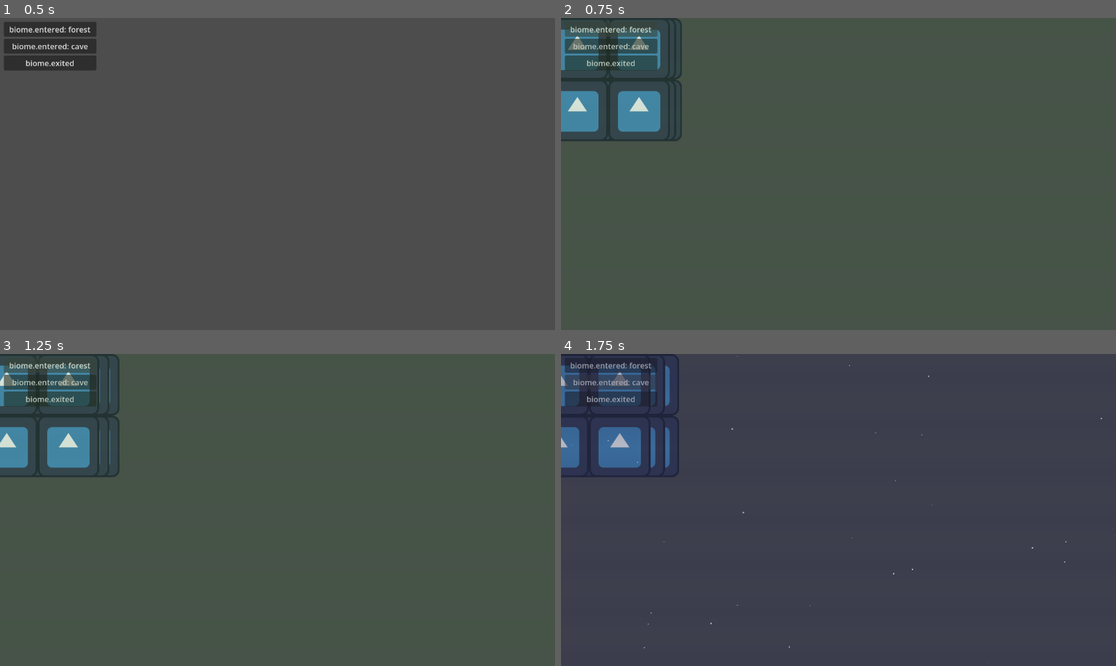
Above: before the commit, frames 1-4 (two rows, left to right).
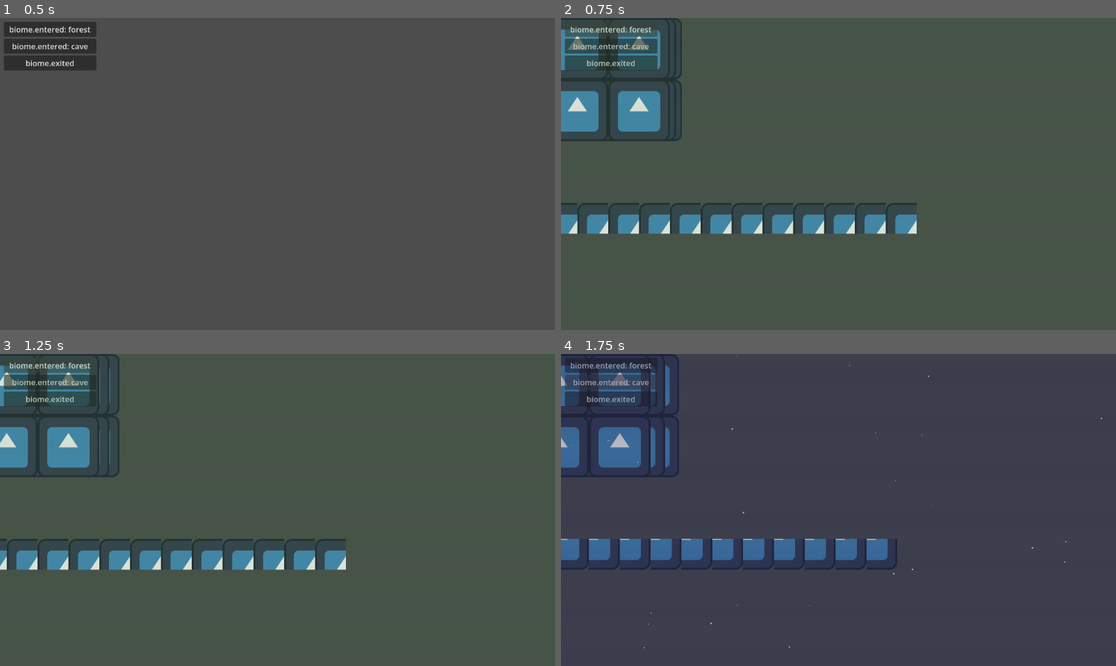
Above: after the commit, the same moments.

Repository: brisketty/asap2d.brk
Game: Godot game, scene res://scenes/demo_world.tscn
Two runs of this game, one before a commit and one after it. Both use one fixed random seed, a clock stepped at 60 frames per second and the inputs below. This scene is started directly instead of the project's main scene. The engine's default icon, where the game draws it, is replaced by a stand-in: a white triangle on a blue panel in a dark square.
Inputs:
- Up to frame 1 (0.5 s): no input
- Up to frame 2 (0.75 s): click "biome.entered: forest" at 0.5 s
- Up to frame 3 (1.25 s): no input
- Up to frame 4 (1.75 s): click "biome.entered: cave" at 1.25 s

Frame 1 is identical in both runs. In frame 2, 3.5% of the frame differs, in the area x 0-65%, y 59-70%; in frame 3, 3.4%; in frame 4, 3.4%.

Commit message:
Add tileset asset kind + AnimatedTileDriver (Phase 2 follow-up)
8th and final planned asset kind, closing out World & Environment.

- tileset kind end to end: ThemeProfile.tileset_assets / default_tileset /
  resolve_tileset_or_null / collect_tileset_ids; ThemeManager.resolve_tileset /
  has_tileset / profile_fallback_tileset; AssetIdScanner TILESET_ID_SUFFIX /
  TILESET_KIND + branches.
- prefabs/animated_tile_driver.{gd,tscn}: AnimatedTileDriver, an opt-in
  TileMapLayer sibling that swaps node_tilemap_layer.tile_set from
  resolve_tileset(tiles_tileset_asset_id, default "world.tiles") on
  active_profile_changed. A null resolve keeps the current tiles (defensive).
  Per-tile animation stays in the TileSet; the engine advances it.
- demo_world: a Ground TileMapLayer + driver, fed code-built per-biome TileSets
  (forest atlas (0,0), cave (1,1)) so the swap is visible.

exports/asset_worklist.md now lists world.tiles - legitimately unmapped (no
shipped tiles; the demo injects tilesets at runtime, invisible to the scanner).

12 suites / 171 checks green; lint clean; 8 demos pass; smoke verified the
per-biome TileSet swap + floor repaint.

Co-Authored-By: Claude Sonnet 5 <noreply@anthropic.com>
Claude-Session: https://claude.ai/code/session_019ZowgasnaUfikFXWowRAdp

Diff:
--- a/autoloads/theme_manager.gd
+++ b/autoloads/theme_manager.gd
@@ -21,6 +21,7 @@
 @export var profile_fallback_post_fx: ShaderMaterial
 @export var profile_fallback_music: AudioStream
 @export var profile_fallback_bus_profile: BusProfile
+@export var profile_fallback_tileset: TileSet
 
 var active_profile: ThemeProfile:
 	set(p_value):
@@ -134,6 +135,12 @@
 		profile_default_or_null(&"default_bus_profile"), profile_fallback_bus_profile) as BusProfile
 
 
+func resolve_tileset(p_asset_id: StringName) -> TileSet:
+	return resolve_with_ladder("tileset", p_asset_id,
+		profile_asset_or_null(&"resolve_tileset_or_null", p_asset_id),
+		profile_default_or_null(&"default_tileset"), profile_fallback_tileset) as TileSet
+
+
 func has_sprite(p_asset_id: StringName) -> bool:
 	return Utility.is_object_valid(profile_asset_or_null(&"resolve_sprite_or_null", p_asset_id))
 
@@ -160,3 +167,7 @@
 
 func has_bus_profile(p_asset_id: StringName) -> bool:
 	return Utility.is_object_valid(profile_asset_or_null(&"resolve_bus_profile_or_null", p_asset_id))
+
+
+func has_tileset(p_asset_id: StringName) -> bool:
+	return Utility.is_object_valid(profile_asset_or_null(&"resolve_tileset_or_null", p_asset_id))
--- /dev/null
+++ b/prefabs/animated_tile_driver.gd
@@ -0,0 +1,37 @@
+class_name AnimatedTileDriver
+extends Node
+## Opt-in per-biome tiles. Add as a child of a level scene, point
+## `node_tilemap_layer` at a `TileMapLayer` and leave `tiles_tileset_asset_id`
+## at its abstract default. Whenever the active ThemeProfile changes (a biome
+## swap drives this via WorldEnvironment2D), the layer's `TileSet` is re-resolved
+## and swapped - the cells stay, the look changes. Per-tile animation is defined
+## in the `TileSet` itself; the engine advances it.
+
+@export_group("Assets", "tiles_")
+@export var tiles_tileset_asset_id: StringName = &"world.tiles"
+
+@export_group("Nodes", "node_")
+@export var node_tilemap_layer: TileMapLayer
+
+
+static func get_packed_scene() -> PackedScene:
+	return load("res://prefabs/animated_tile_driver.tscn") as PackedScene
+
+
+func _ready() -> void:
+	ThemeManager.active_profile_changed.connect(handle_active_profile_changed)
+	apply_tileset()
+
+
+func handle_active_profile_changed(_p_profile_id: StringName) -> void:
+	apply_tileset()
+
+
+func apply_tileset() -> void:
+	if not Utility.is_object_valid(node_tilemap_layer):
+		return
+	var tileset := ThemeManager.resolve_tileset(tiles_tileset_asset_id)
+	# Defensive: a missing tileset leaves the current one in place rather than
+	# wiping the map.
+	if Utility.is_object_valid(tileset):
+		node_tilemap_layer.tile_set = tileset
--- /dev/null
+++ b/prefabs/animated_tile_driver.tscn
@@ -0,0 +1,6 @@
+[gd_scene load_steps=2 format=3]
+
+[ext_resource type="Script" path="res://prefabs/animated_tile_driver.gd" id="1"]
+
+[node name="AnimatedTileDriver" type="Node"]
+script = ExtResource("1")
--- a/scenes/demo_world.gd
+++ b/scenes/demo_world.gd
@@ -3,16 +3,20 @@
 ## Visual harness for the World & Environment subsystem. Buttons emit abstract
 ## biome.entered / biome.exited events; the subsystem swaps the active
 ## ThemeProfile and rebuilds its parallax rig, ambient particles and shader
-## overlay from the biome-mapped asset ids. The camera pans so parallax is
-## visible.
+## overlay from the biome-mapped asset ids. An AnimatedTileDriver swaps the
+## ground TileSet the same way. The camera pans so parallax is visible.
 
 const CAMERA_PAN_SPEED := 40.0
+const TILE_SIZE := 64
+const FLOOR_ROW := 6
+const FLOOR_SPAN := 24
 
 @export_group("Profiles", "profile_")
 @export var profile_available: Array[ThemeProfile] = []
 
 @export_group("Nodes", "node_")
 @export var node_camera: Camera2D
+@export var node_tilemap_layer: TileMapLayer
 @export var node_forest_button: BaseButton
 @export var node_cave_button: BaseButton
 @export var node_exit_button: BaseButton
@@ -23,10 +27,44 @@
 
 
 func _ready() -> void:
+	inject_demo_tilesets()
 	ThemeManager.profile_available = profile_available
 	node_forest_button.pressed.connect(handle_node_forest_button_pressed)
 	node_cave_button.pressed.connect(handle_node_cave_button_pressed)
 	node_exit_button.pressed.connect(handle_node_exit_button_pressed)
+
+
+## The framework has no shipped tiles; give each biome profile a code-built
+## TileSet keyed by `world.tiles` so the AnimatedTileDriver has something to swap.
+func inject_demo_tilesets() -> void:
+	var atlas_by_profile := {&"forest": Vector2i(0, 0), &"cave": Vector2i(1, 1)}
+	for profile: ThemeProfile in profile_available:
+		if not Utility.is_object_valid(profile):
+			continue
+		var atlas_coords: Vector2i = atlas_by_profile.get(profile.profile_id, Vector2i.ZERO)
+		var tilesets := profile.tileset_assets
+		tilesets[&"world.tiles"] = build_tileset(atlas_coords)
+		profile.tileset_assets = tilesets
+
+
+func build_tileset(p_tile_coords: Vector2i) -> TileSet:
+	var tileset := TileSet.new()
+	tileset.tile_size = Vector2i(TILE_SIZE, TILE_SIZE)
+	var source := TileSetAtlasSource.new()
+	source.texture = load("res://icon.svg")
+	source.texture_region_size = Vector2i(TILE_SIZE, TILE_SIZE)
+	source.create_tile(p_tile_coords)
+	tileset.add_source(source, 0)
+	tileset.set_meta(&"demo_tile_coords", p_tile_coords)
+	return tileset
+
+
+func paint_floor() -> void:
+	if not Utility.is_object_valid(node_tilemap_layer.tile_set):
+		return
+	var coords: Vector2i = node_tilemap_layer.tile_set.get_meta(&"demo_tile_coords", Vector2i.ZERO)
+	for x: int in FLOOR_SPAN:
+		node_tilemap_layer.set_cell(Vector2i(x - FLOOR_SPAN / 2, FLOOR_ROW), 0, coords)
 
 
 func _process(p_delta: float) -> void:
@@ -38,6 +76,12 @@
 		EventIds.BIOME_ENTERED,
 		Utility.make_spatial_context(Vector2.ZERO, Vector2.ZERO, 0.0, p_biome_id),
 	)
+	repaint_floor_for_active_tileset()
+
+
+func repaint_floor_for_active_tileset() -> void:
+	node_tilemap_layer.clear()
+	paint_floor()
 
 
 func handle_node_forest_button_pressed() -> void:
--- a/scenes/demo_world.tscn
+++ b/scenes/demo_world.tscn
@@ -1,19 +1,26 @@
-[gd_scene load_steps=4 format=3]
+[gd_scene load_steps=5 format=3]
 
 [ext_resource type="Script" path="res://scenes/demo_world.gd" id="1"]
 [ext_resource type="Resource" path="res://assets/theme_profile_forest.tres" id="2"]
 [ext_resource type="Resource" path="res://assets/theme_profile_cave.tres" id="3"]
+[ext_resource type="PackedScene" path="res://prefabs/animated_tile_driver.tscn" id="4"]
 
-[node name="WorldDemo" type="Node2D" node_paths=PackedStringArray("node_camera", "node_forest_button", "node_cave_button", "node_exit_button")]
+[node name="WorldDemo" type="Node2D" node_paths=PackedStringArray("node_camera", "node_tilemap_layer", "node_forest_button", "node_cave_button", "node_exit_button")]
 script = ExtResource("1")
 profile_available = [ExtResource("2"), ExtResource("3")]
 node_camera = NodePath("Camera2D")
+node_tilemap_layer = NodePath("Ground")
 node_forest_button = NodePath("Ui/VBox/ForestButton")
 node_cave_button = NodePath("Ui/VBox/CaveButton")
 node_exit_button = NodePath("Ui/VBox/ExitButton")
 
 [node name="Camera2D" type="Camera2D" parent="."]
 position = Vector2(576, 324)
+
+[node name="Ground" type="TileMapLayer" parent="."]
+
+[node name="AnimatedTileDriver" parent="Ground" instance=ExtResource("4") node_paths=PackedStringArray("node_tilemap_layer")]
+node_tilemap_layer = NodePath("..")
 
 [node name="Ui" type="CanvasLayer" parent="."]
 
--- a/scripts/asset_id_scanner.gd
+++ b/scripts/asset_id_scanner.gd
@@ -16,6 +16,7 @@
 const POST_FX_ID_SUFFIX := "_post_fx_asset_id"
 const MUSIC_ID_SUFFIX := "_music_asset_id"
 const BUS_PROFILE_ID_SUFFIX := "_bus_profile_asset_id"
+const TILESET_ID_SUFFIX := "_tileset_asset_id"
 const EVENT_ID_SUFFIX := "_event_id"
 const SCENE_EXTENSION := ".tscn"
 const RESOURCE_EXTENSIONS: PackedStringArray = [".tres", ".res"]
@@ -27,6 +28,7 @@
 const POST_FX_KIND := &"post_fx"
 const MUSIC_KIND := &"music"
 const BUS_PROFILE_KIND := &"bus_profile"
+const TILESET_KIND := &"tileset"
 const EVENT_KIND := &"event"
 
 
@@ -183,6 +185,8 @@
 		return SPRITE_KIND
 	if p_property_name.ends_with(BUS_PROFILE_ID_SUFFIX):
 		return BUS_PROFILE_KIND
+	if p_property_name.ends_with(TILESET_ID_SUFFIX):
+		return TILESET_KIND
 	if p_property_name.ends_with(MUSIC_ID_SUFFIX):
 		return MUSIC_KIND
 	if p_property_name.ends_with(AUDIO_ID_SUFFIX):
@@ -252,6 +256,8 @@
 		return p_theme_manager.has_music(p_asset_id)
 	if p_kind == BUS_PROFILE_KIND:
 		return p_theme_manager.has_bus_profile(p_asset_id)
+	if p_kind == TILESET_KIND:
+		return p_theme_manager.has_tileset(p_asset_id)
 	return false
 
 
--- a/scripts/theme_profile.gd
+++ b/scripts/theme_profile.gd
@@ -52,6 +52,12 @@
 		bus_profile_assets = p_value
 		update_from_bus_profile_assets()
 
+## StringName -> TileSet (per-biome ground / wall tiles).
+@export var tileset_assets: Dictionary:
+	set(p_value):
+		tileset_assets = p_value
+		update_from_tileset_assets()
+
 @export var default_sprite: Texture2D
 @export var default_audio: AudioStream
 @export var default_particle: Resource
@@ -59,6 +65,7 @@
 @export var default_post_fx: ShaderMaterial
 @export var default_music: AudioStream
 @export var default_bus_profile: BusProfile
+@export var default_tileset: TileSet
 
 
 func update_from_sprite_assets() -> void:
@@ -86,6 +93,10 @@
 
 
 func update_from_bus_profile_assets() -> void:
+	pass # Hook for derived profiles that precompute lookup state.
+
+
+func update_from_tileset_assets() -> void:
 	pass # Hook for derived profiles that precompute lookup state.
 
 
@@ -131,6 +142,12 @@
 	return bus_profile_assets[p_asset_id] as BusProfile
 
 
+func resolve_tileset_or_null(p_asset_id: StringName) -> TileSet:
+	if not tileset_assets.has(p_asset_id):
+		return null
+	return tileset_assets[p_asset_id] as TileSet
+
+
 func collect_sprite_ids() -> PackedStringArray:
 	return collect_ids_of(sprite_assets)
 
@@ -159,6 +176,10 @@
 	return collect_ids_of(bus_profile_assets)
 
 
+func collect_tileset_ids() -> PackedStringArray:
+	return collect_ids_of(tileset_assets)
+
+
 func collect_ids_of(p_asset_dictionary: Dictionary) -> PackedStringArray:
 	var ids := PackedStringArray()
 	for key: Variant in p_asset_dictionary.keys():
--- a/tests/test_asset_id_scanner.gd
+++ b/tests/test_asset_id_scanner.gd
@@ -11,6 +11,7 @@
 	var mapped_post_fx: PackedStringArray = []
 	var mapped_music: PackedStringArray = []
 	var mapped_bus_profiles: PackedStringArray = []
+	var mapped_tilesets: PackedStringArray = []
 
 	func has_sprite(p_asset_id: StringName) -> bool:
 		return mapped_sprites.has(String(p_asset_id))
@@ -33,6 +34,9 @@
 	func has_bus_profile(p_asset_id: StringName) -> bool:
 		return mapped_bus_profiles.has(String(p_asset_id))
 
+	func has_tileset(p_asset_id: StringName) -> bool:
+		return mapped_tilesets.has(String(p_asset_id))
+
 
 func _initialize() -> void:
 	var failure_count := 0
@@ -44,6 +48,7 @@
 	failure_count += expect_true("post_fx suffix classified", AssetIdScanner.classify_property("hurt_post_fx_asset_id") == AssetIdScanner.POST_FX_KIND)
 	failure_count += expect_true("music suffix classified", AssetIdScanner.classify_property("theme_music_asset_id") == AssetIdScanner.MUSIC_KIND)
 	failure_count += expect_true("bus_profile suffix classified", AssetIdScanner.classify_property("cave_bus_profile_asset_id") == AssetIdScanner.BUS_PROFILE_KIND)
+	failure_count += expect_true("tileset suffix classified", AssetIdScanner.classify_property("ground_tileset_asset_id") == AssetIdScanner.TILESET_KIND)
 	failure_count += expect_true("event suffix classified", AssetIdScanner.classify_property("hit_event_id") == AssetIdScanner.EVENT_KIND)
 	failure_count += expect_true("unrelated property ignored", AssetIdScanner.classify_property("position") == &"")
 
Not shown, added: prefabs/animated_tile_driver.gd.uid
Not shown, changed: ARCHITECTURE_SPEC.md
Not shown, changed: README.md
Not shown, changed: REMAINING_TASKS.md
Not shown, changed: STATE.md
Not shown, changed: exports/asset_worklist.md
